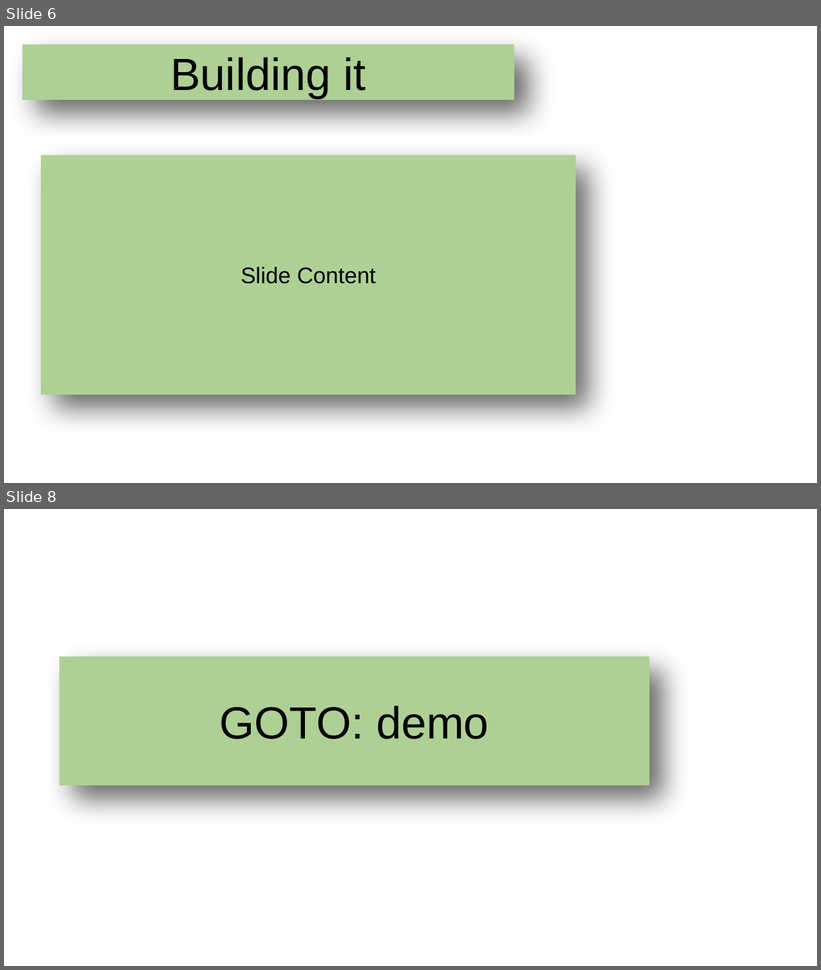
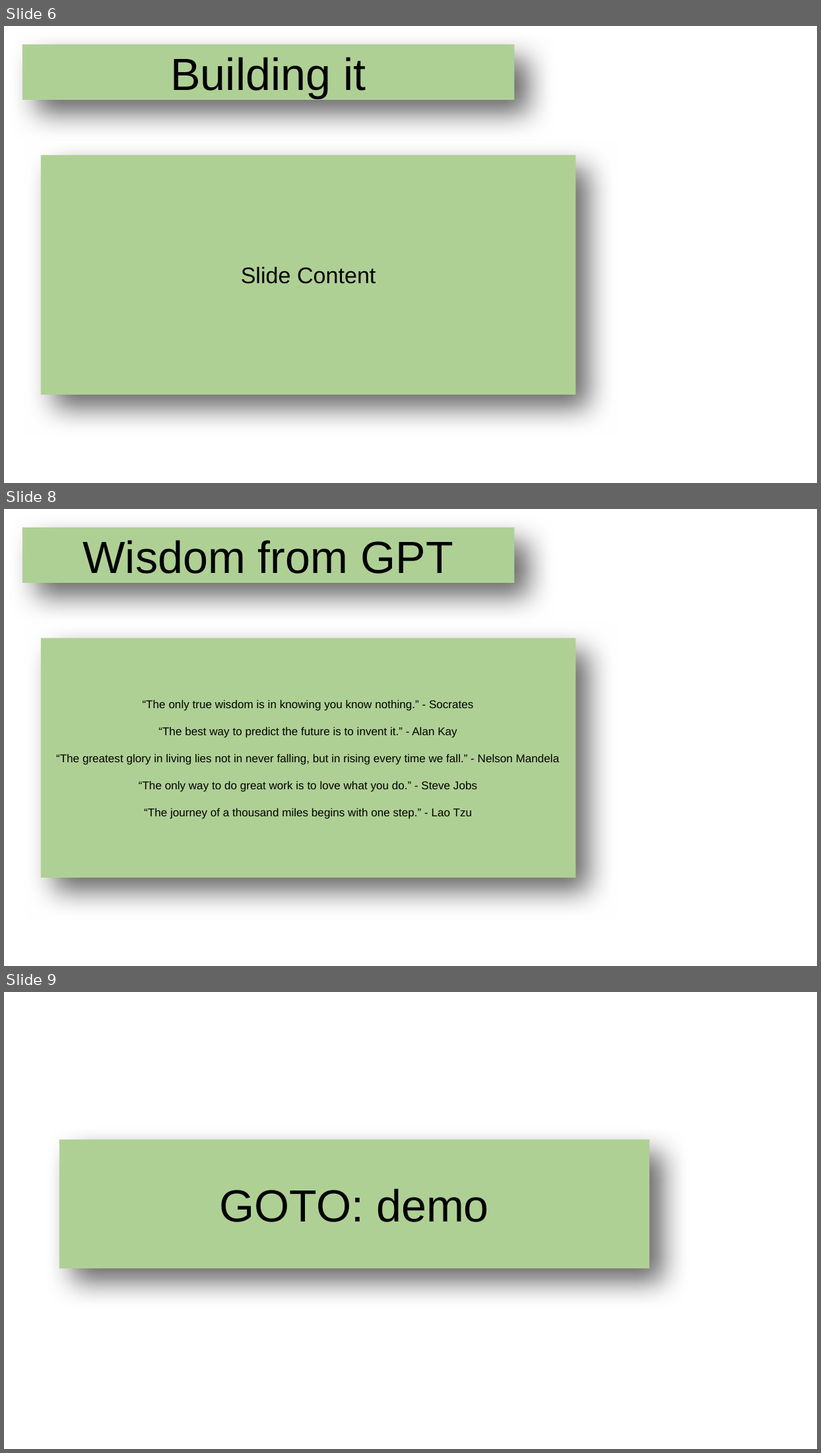
Before and after one commit to echoofskyz/ugrproj, a slide deck: docs/presentation.odp. Shown one above the other, each under a label of ours: slides 6 and 8 before the commit, slides 6, 8 and 9 after it; the slides between them are not shown. The pictures are 821x970 and 821x1453 pixels, drawn with LibreOffice and Linux fonts; fonts in the diff are those of the drawing; background and template pictures are left out. Boxes give left, top, right and bottom in pixels: in the first picture for what was removed or moved away, otherwise in the second. Text is boxed around its words. In the diff, an @@ line names an element or a change of style, - is before the commit and + after.

```diff
--- a/docs/presentation.odp
+++ b/docs/presentation.odp
@@ slide 8 added at box(4, 509, 817, 966), background picture (left out) @@
@@ title added at box(22, 527, 515, 583), fill #AFD095, 44 pt, text #000000 @@
+Wisdom from GPT
@@ title added at box(41, 638, 576, 878), fill #AFD095, 11 pt, text #000000 @@
+“The only true wisdom is in knowing you know nothing.” - Socrates
+“The best way to predict the future is to invent it.” - Alan Kay
+“The greatest glory in living lies not in never falling, but in rising every time we fall.” - Nelson Mandela
+“The only way to do great work is to love what you do.” - Steve Jobs
+“The journey of a thousand miles begins with one step.” - Lao Tzu
@@ what was slide 8 is now slide 9 @@
```
Also in this commit, not shown: 1 slide changed, 3 other files.
